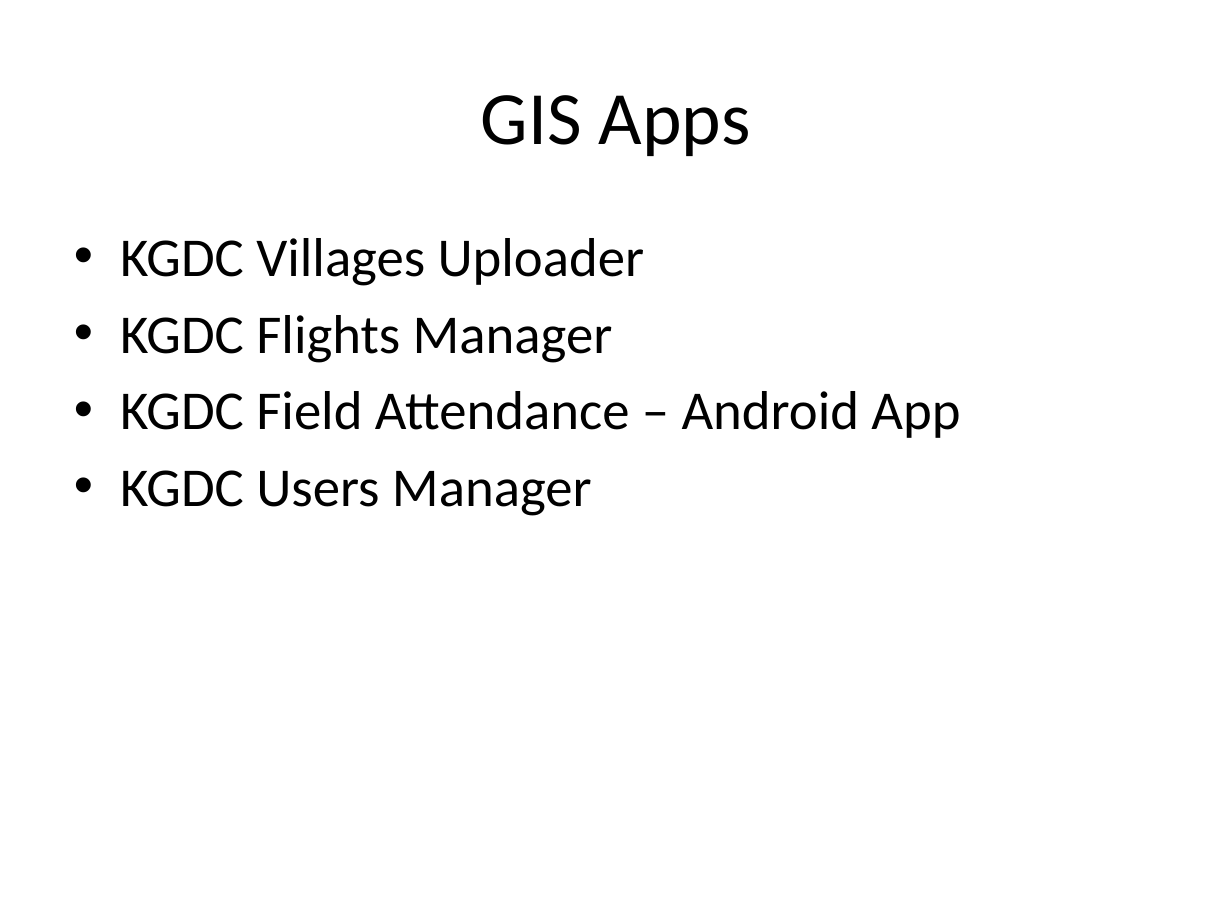
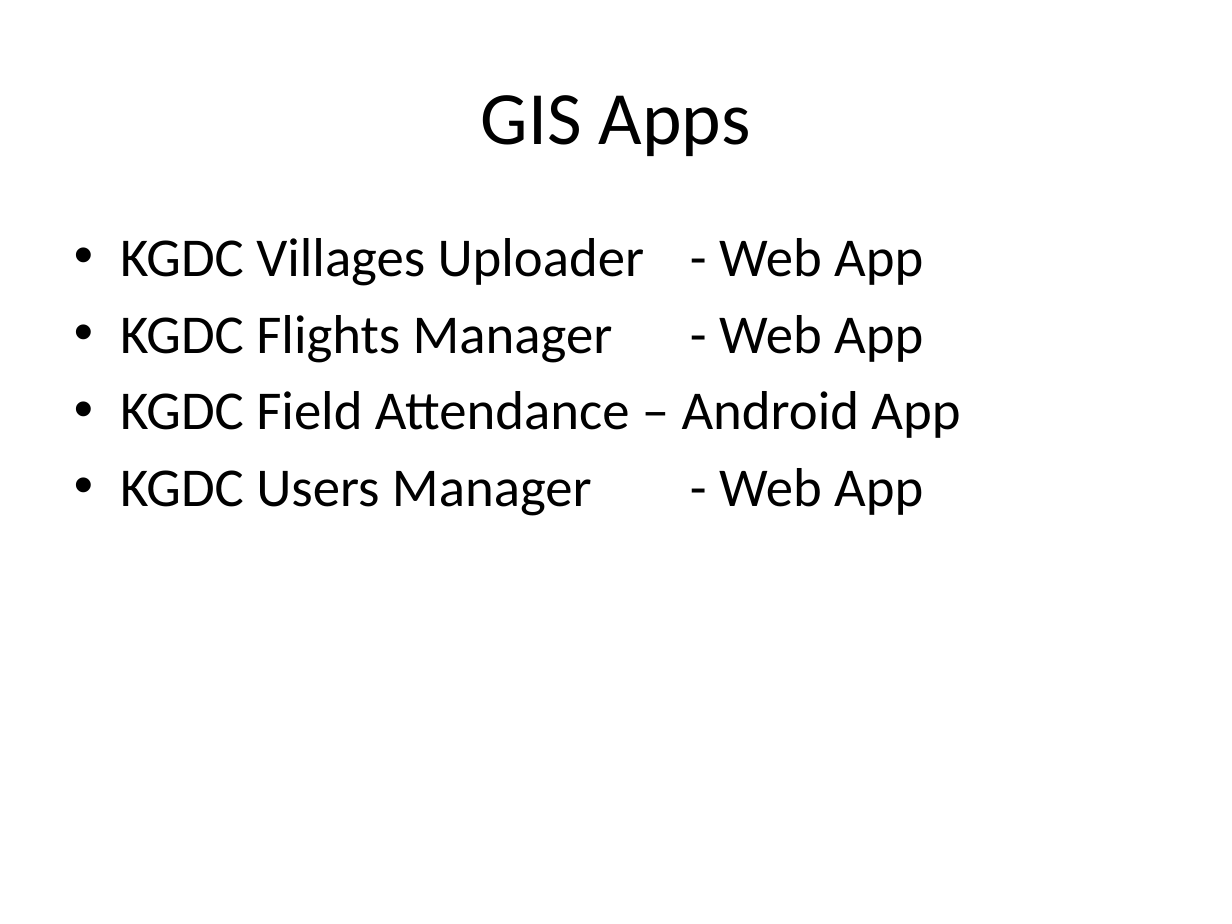
Before and after one commit to ruphil/Karnataka-GDC-Dedicated, a slide deck: slide 4 of Outline.pptx. Drawn at 1232x924 pixels with LibreOffice and Linux fonts; fonts in the diff are those of the drawing. Boxes give left, top, right and bottom in pixels: in the first picture for what was removed or moved away, otherwise in the second. Text is boxed around its words. In the diff, an @@ line names an element or a change of style, - is before the commit and + after.

```diff
--- a/Outline.pptx
+++ b/Outline.pptx
@@ text at (120,238,923,363): text changed @@
-• KGDC Villages Uploader
-• KGDC Flights Manager
+• KGDC Villages Uploader - Web App
+• KGDC Flights Manager - Web App
@@ text at (120,468,923,516): text changed @@
-• KGDC Users Manager
+• KGDC Users Manager - Web App
```
Also in this commit, not shown: 1 other slide changed, 1 slide added.
